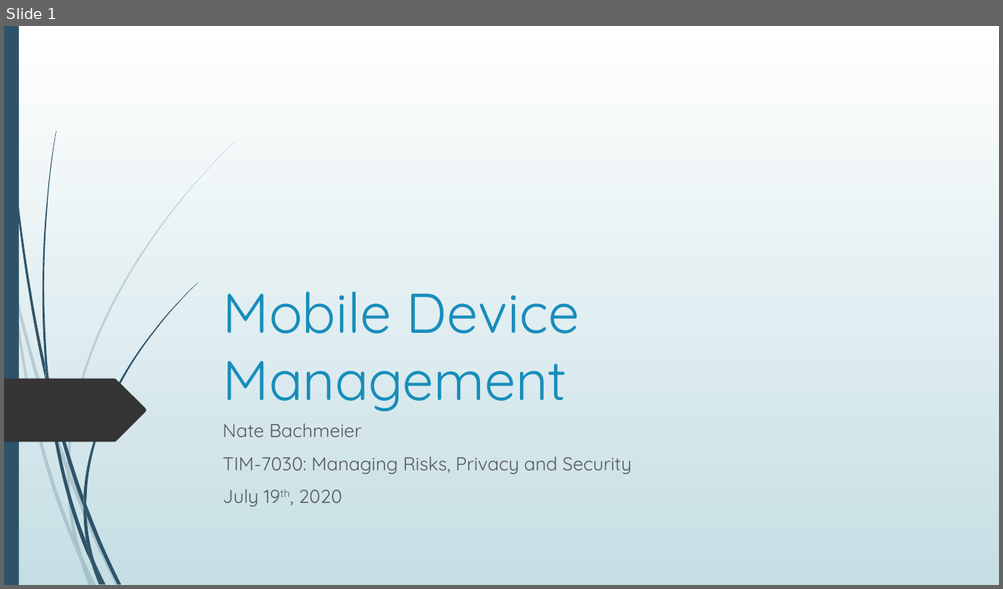
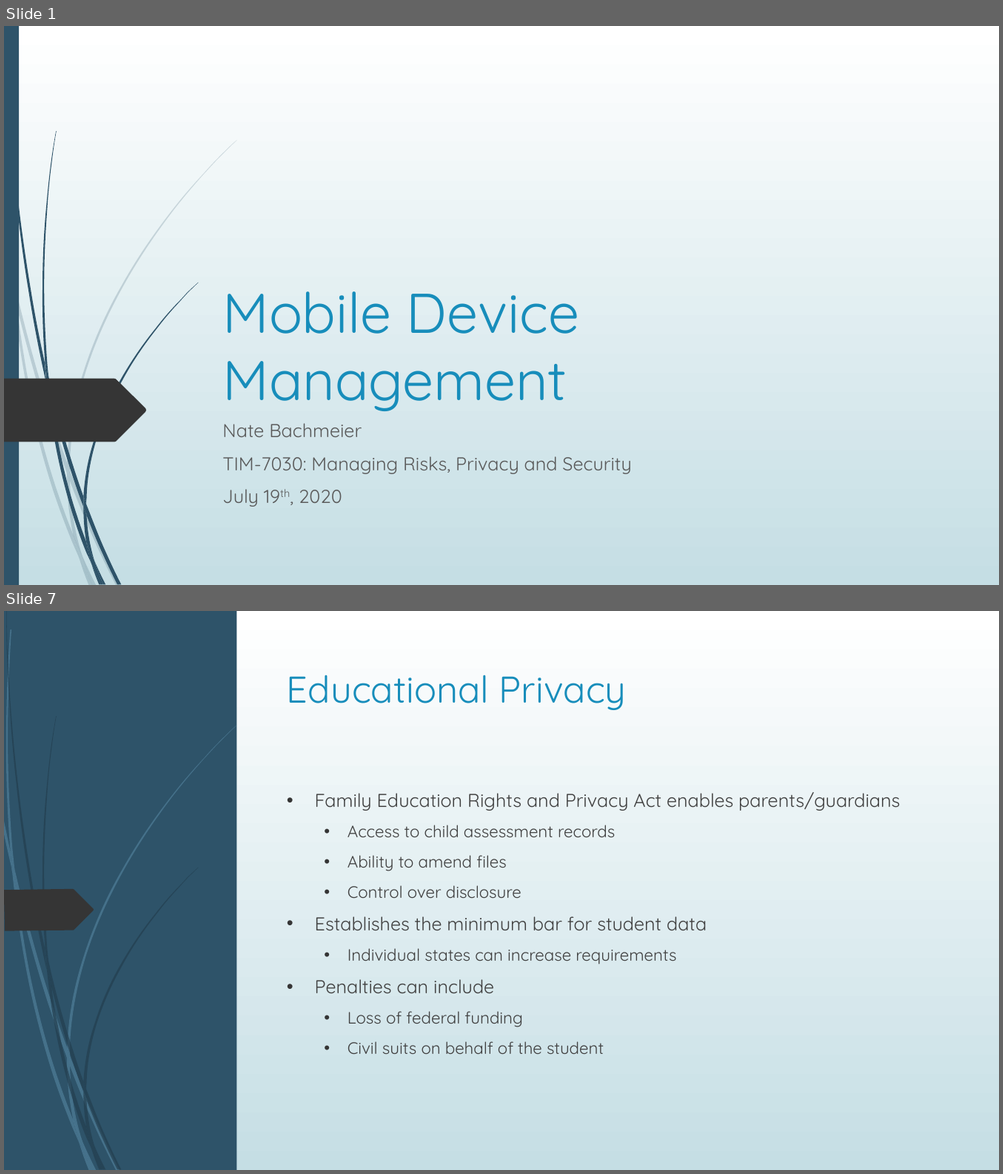
Before and after one commit to dr-natetorious/TIM-7030-Managing_Risks_and_Privacy, a slide deck: Week7_MasterDataMgmt/BachmeierNTIM7030-7.pptx. Shown one above the other, each under a label of ours: slide 1 before the commit, slides 1 and 7 after it; the slides between them are not shown. The pictures are 1003x589 and 1003x1174 pixels, drawn with LibreOffice and Linux fonts; fonts in the diff are those of the drawing. Boxes give left, top, right and bottom in pixels: in the first picture for what was removed or moved away, otherwise in the second. Text is boxed around its words. In the diff, an @@ line names an element or a change of style, - is before the commit and + after.

```diff
--- a/Week7_MasterDataMgmt/BachmeierNTIM7030-7.pptx
+++ b/Week7_MasterDataMgmt/BachmeierNTIM7030-7.pptx
@@ slide 7 added at box(4, 611, 999, 1170), background gradient #FFFFFF to #C5DEE5; not listed: 12 template elements that a slide beside it also shows @@
@@ rectangle added at box(4, 611, 999, 1170), fill gradient #FFFFFF to #C5DEE5 @@
@@ rectangle added at box(4, 611, 237, 1170), fill #2E5369 @@
@@ freeform shape added at box(4, 669, 134, 710), fill #353535 @@
@@ title added at box(287, 675, 626, 710), 36 pt, text #178DBB @@
+Educational Privacy
@@ text added at box(315, 792, 899, 1054), 16 pt, text #404040 @@
+• Family Education Rights and Privacy Act enables parents/guardians
+  • Access to child assessment records
+  • Ability to amend files
+  • Control over disclosure
+• Establishes the minimum bar for student data
+  • Individual states can increase requirements
+• Penalties can include
+  • Loss of federal funding
+  • Civil suits on behalf of the student
@@ freeform shape added at box(4, 889, 94, 931), fill #353535 @@
@@ group added at box(4, 629, 237, 1170): 12 freeform shapes @@
@@ group added at box(6, 611, 198, 1170): 12 freeform shapes @@
```
Also in this commit, not shown: 2 slides changed, 11 other slides added.
